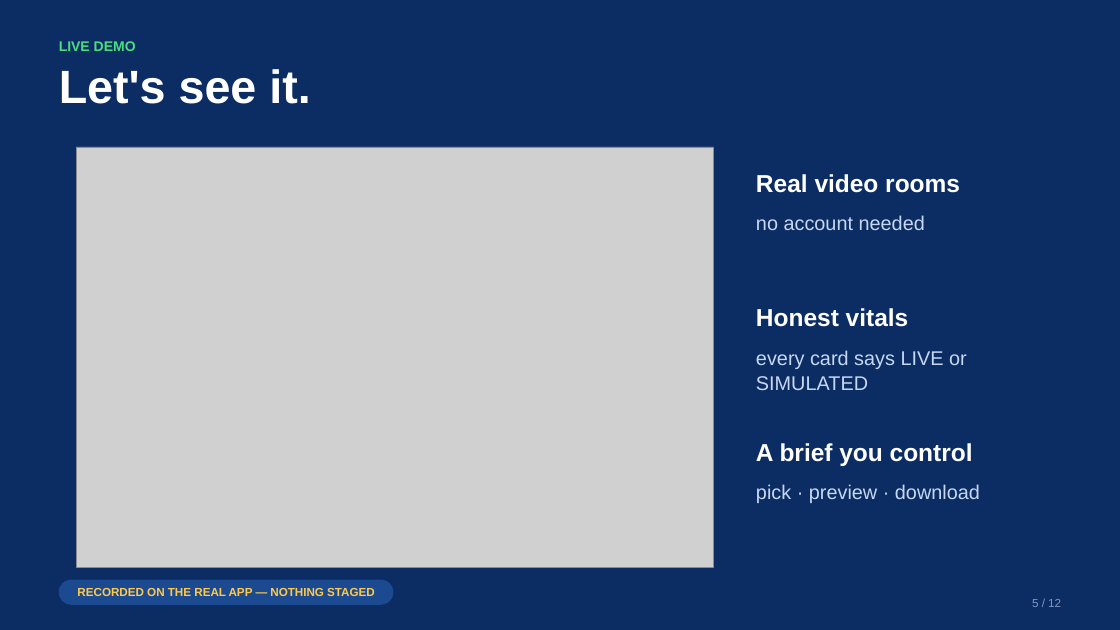
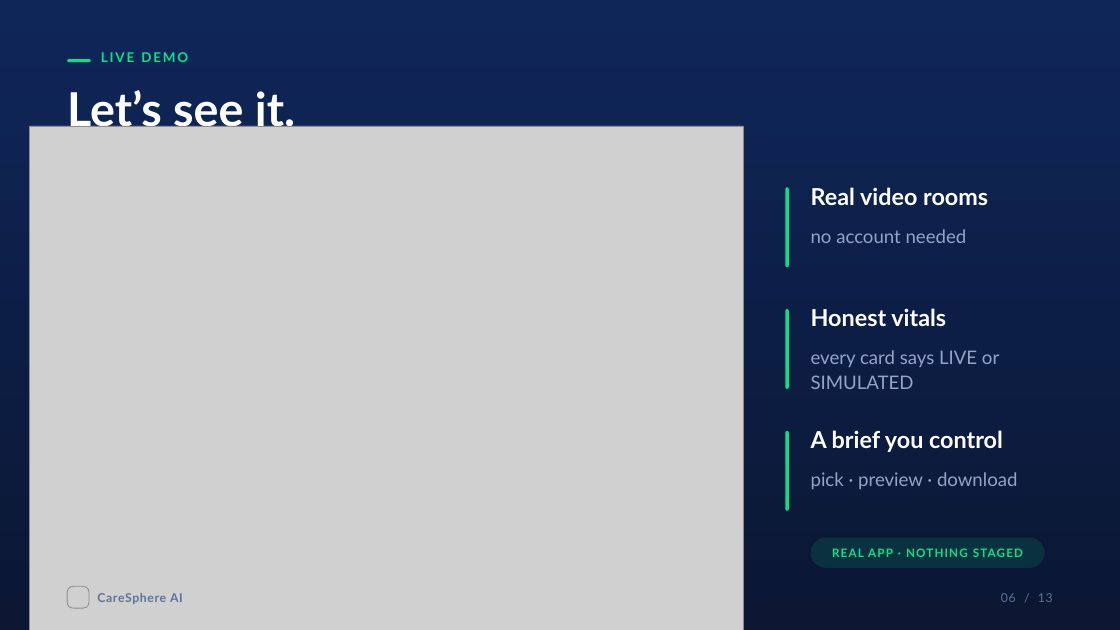
Before and after one commit to engineer2025-sudo/Care, a slide deck: slide 6 of pitch/CareSphere_Congressional_App_Challenge_Deck.pptx (slide 5 before the commit). Drawn at 1120x630 pixels with LibreOffice and Linux fonts; fonts in the diff are those of the drawing; grey boxes stand for pictures. Boxes give left, top, right and bottom in pixels: in the first picture for what was removed or moved away, otherwise in the second. Text is boxed around its words. In the diff, an @@ line names an element or a change of style, - is before the commit and + after.

```diff
--- a/pitch/CareSphere_Congressional_App_Challenge_Deck.pptx
+++ b/pitch/CareSphere_Congressional_App_Challenge_Deck.pptx
@@ background #0C2D63 to gradient #0B1733 to #0F2659 @@
@@ rounded rectangle added at (x1=67, y1=59, x2=91, y2=62), fill #06E288 @@
@@ text "LIVE DEMO" moved from (x1=59, y1=41, x2=136, y2=51) to (x1=101, y1=52, x2=188, y2=62) @@
@@ text "LIVE DEMO" at (x1=101, y1=52, x2=188, y2=62): size 12 to 11.5 pt, font Arial to Lato, text colour #4ADE80 to #06E288, letter spacing 0 to 1.6 pt @@
@@ text at (x1=67, y1=90, x2=295, y2=136): text changed; font Arial to Lato @@
-Let's see it.
+Let’s see it.
@@ picture resized from (x1=76, y1=147, x2=713, y2=567) to (x1=29, y1=126, x2=744, y2=630) @@
@@ rounded rectangle added at (x1=786, y1=187, x2=789, y2=267), fill #06E288 @@
@@ text "Real video rooms" moved from (x1=756, y1=174, x2=960, y2=193) to (x1=811, y1=187, x2=988, y2=205) @@
@@ text "no account needed" moved from (x1=756, y1=215, x2=925, y2=230) to (x1=811, y1=229, x2=967, y2=243) @@
@@ rounded rectangle added at (x1=786, y1=309, x2=789, y2=389), fill #06E288 @@
@@ text "Honest vitals" moved from (x1=756, y1=308, x2=909, y2=327) to (x1=811, y1=308, x2=946, y2=326) @@
@@ text "every card says LIVE or ..." moved from (x1=756, y1=350, x2=967, y2=390) to (x1=811, y1=350, x2=999, y2=389) @@
@@ rounded rectangle added at (x1=786, y1=431, x2=789, y2=511), fill #06E288 @@
@@ size 21 to 20 pt, font Arial to Lato; line spacing 25.2pt to 25pt in 3 elements at (x1=811, y1=308, x2=946, y2=326), (x1=811, y1=187, x2=988, y2=205), (x1=811, y1=430, x2=1003, y2=452) @@
@@ text "A brief you control" moved from (x1=756, y1=443, x2=973, y2=466) to (x1=811, y1=430, x2=1003, y2=452) @@
@@ size 17 to 16 pt, font Arial to Lato, text colour #C7D7F2 to #93A4C7; line spacing 21.2pt to 20.8pt in 3 elements at (x1=811, y1=350, x2=999, y2=389), (x1=811, y1=229, x2=967, y2=243), (x1=811, y1=472, x2=1017, y2=489) @@
@@ text "pick · preview · download" moved from (x1=756, y1=484, x2=980, y2=503) to (x1=811, y1=472, x2=1017, y2=489) @@
@@ rounded rectangle added at (x1=811, y1=538, x2=1045, y2=568), fill #06E288 at 12% opacity @@
@@ text at (x1=832, y1=548, x2=1023, y2=557): text changed; font Arial to Lato; text colour #FFC94D to #06E288 @@
-RECORDED ON THE REAL APP — NOTHING STAGED
+REAL APP · NOTHING STAGED
@@ rounded rectangle removed at (x1=59, y1=580, x2=393, y2=605) @@
@@ picture added at (x1=67, y1=586, x2=89, y2=608) @@
@@ text added at (x1=97, y1=593, x2=183, y2=604), 10.5 pt, text #5F7299, bold @@
+CareSphere AI
@@ text added at (x1=1001, y1=593, x2=1053, y2=602), 10.5 pt, text #5F7299 @@
+06 / 13
@@ text removed at (x1=1032, y1=599, x2=1061, y2=607) @@
-5 / 12
```
Also in this commit, not shown: 11 other slides changed, 1 slide added, 49 other files.
